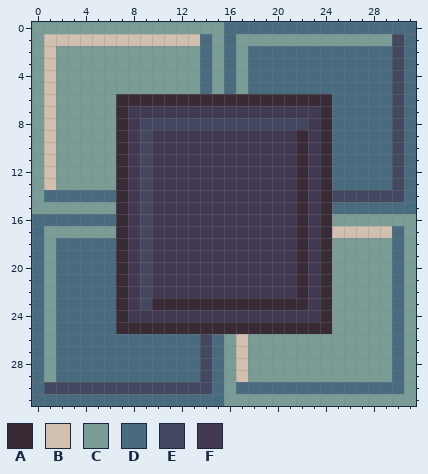
A pixel-art file gets an edit: assets/art/plate_on.aseprite. The picture above is the old version.
32x32 pixels, 1 frame.
Palette (. is transparent): A #392b35  B #d1bfb0  C #7a9c96  D #486b7f  E #444760  F #423952
The same view after the edit:
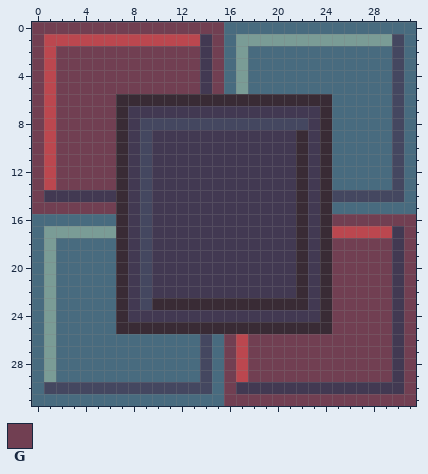
Colours new in this view: G #713f52
Difference:
{"change": "layer \"Layer 2\" added"}
{"colour":"B","old":"#d1bfb0","new":"#bb474f"}
{"where": "layer \"Layer 1\""}
{"y":0,"x":0,"old":"CCCCCCCCCCCCCCCC","new":"GGGGGGGGGGGGGGGG"}
{"y":1,"x":0,"old":"C","new":"G"}
{"y":1,"x":14,"old":"DC","new":"FG"}
{"y":2,"x":0,"old":"C","new":"G"}
{"y":2,"x":2,"old":"CCCCCCCCCCCCDC","new":"GGGGGGGGGGGGFG"}
{"y":3,"x":0,"old":"C","new":"G"}
{"y":3,"x":2,"old":"CCCCCCCCCCCCDC","new":"GGGGGGGGGGGGFG"}
{"y":4,"x":0,"old":"C","new":"G"}
{"y":4,"x":2,"old":"CCCCCCCCCCCCDC","new":"GGGGGGGGGGGGFG"}
{"y":5,"x":0,"old":"C","new":"G"}
{"y":5,"x":2,"old":"CCCCCCCCCCCCDC","new":"GGGGGGGGGGGGFG"}
{"y":6,"x":0,"old":"C","new":"G"}
{"y":6,"x":2,"old":"CCCCC","new":"GGGGG"}
{"y":7,"x":0,"old":"C","new":"G"}
{"y":7,"x":2,"old":"CCCCC","new":"GGGGG"}
{"y":8,"x":0,"old":"C","new":"G"}
{"y":8,"x":2,"old":"CCCCC","new":"GGGGG"}
{"y":9,"x":0,"old":"C","new":"G"}
{"y":9,"x":2,"old":"CCCCC","new":"GGGGG"}
{"y":10,"x":0,"old":"C","new":"G"}
{"y":10,"x":2,"old":"CCCCC","new":"GGGGG"}
{"y":11,"x":0,"old":"C","new":"G"}
{"y":11,"x":2,"old":"CCCCC","new":"GGGGG"}
{"y":12,"x":0,"old":"C","new":"G"}
{"y":12,"x":2,"old":"CCCCC","new":"GGGGG"}
{"y":13,"x":0,"old":"C","new":"G"}
{"y":13,"x":2,"old":"CCCCC","new":"GGGGG"}
{"y":14,"x":0,"old":"CDDDDDD","new":"GFFFFFF"}
{"y":15,"x":0,"old":"CCCCCCC","new":"GGGGGGG"}
{"y":16,"x":25,"old":"CCCCCCC","new":"GGGGGGG"}
{"y":17,"x":30,"old":"DC","new":"FG"}
{"y":18,"x":25,"old":"CCCCCDC","new":"GGGGGFG"}
{"y":19,"x":25,"old":"CCCCCDC","new":"GGGGGFG"}
{"y":20,"x":25,"old":"CCCCCDC","new":"GGGGGFG"}
{"y":21,"x":25,"old":"CCCCCDC","new":"GGGGGFG"}
{"y":22,"x":25,"old":"CCCCCDC","new":"GGGGGFG"}
{"y":23,"x":25,"old":"CCCCCDC","new":"GGGGGFG"}
{"y":24,"x":25,"old":"CCCCCDC","new":"GGGGGFG"}
{"y":25,"x":25,"old":"CCCCCDC","new":"GGGGGFG"}
{"y":26,"x":16,"old":"C","new":"G"}
{"y":26,"x":18,"old":"CCCCCCCCCCCCDC","new":"GGGGGGGGGGGGFG"}
{"y":27,"x":16,"old":"C","new":"G"}
{"y":27,"x":18,"old":"CCCCCCCCCCCCDC","new":"GGGGGGGGGGGGFG"}
{"y":28,"x":16,"old":"C","new":"G"}
{"y":28,"x":18,"old":"CCCCCCCCCCCCDC","new":"GGGGGGGGGGGGFG"}
{"y":29,"x":16,"old":"C","new":"G"}
{"y":29,"x":18,"old":"CCCCCCCCCCCCDC","new":"GGGGGGGGGGGGFG"}
{"y":30,"x":16,"old":"CDDDDDDDDDDDDDDC","new":"GFFFFFFFFFFFFFFG"}
{"y":31,"x":16,"old":"CCCCCCCCCCCCCCCC","new":"GGGGGGGGGGGGGGGG"}
